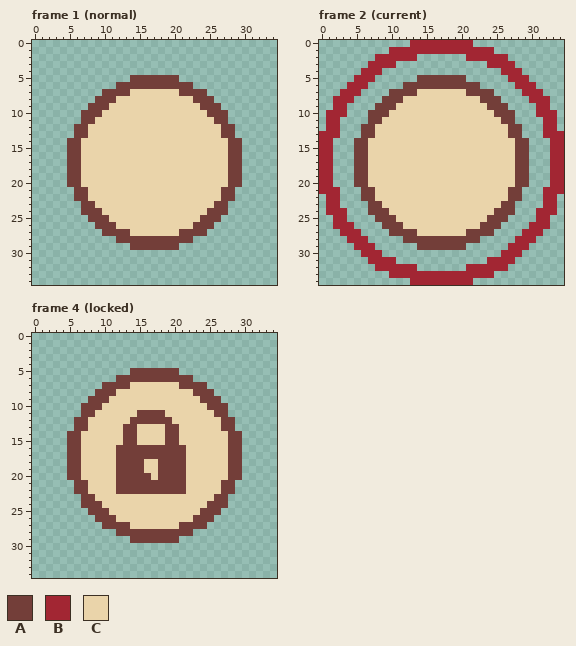
Two versions of one pixel-art file, art/map/map-zone.aseprite. The picture above is the old version.
35x35 pixels, 5 frames. Shown: frame 1 (normal), frame 2 (current), frame 4 (locked). The commit also changed other frames, which this record leaves out.
Palette (. is transparent): A #733e39  B #a22633  C #ead4aa
Pixels before, frame 1 (normal), first column x 5:
 5 .........AAAAAAA.........
 6 .......AAAAAAAAAAA.......
 7 .....AAAACCCCCCCAAAA.....
 8 ....AAACCCCCCCCCCCAAA....
 9 ...AAACCCCCCCCCCCCCAAA...
10 ..AAACCCCCCCCCCCCCCCAAA..
11 ..AACCCCCCCCCCCCCCCCCAA..
12 .AACCCCCCCCCCCCCCCCCCCAA.
13 .AACCCCCCCCCCCCCCCCCCCAA.
14 AACCCCCCCCCCCCCCCCCCCCCAA
15 AACCCCCCCCCCCCCCCCCCCCCAA
16 AACCCCCCCCCCCCCCCCCCCCCAA
17 AACCCCCCCCCCCCCCCCCCCCCAA
18 AACCCCCCCCCCCCCCCCCCCCCAA
19 AACCCCCCCCCCCCCCCCCCCCCAA
20 AACCCCCCCCCCCCCCCCCCCCCAA
21 .AACCCCCCCCCCCCCCCCCCCAA.
22 .AACCCCCCCCCCCCCCCCCCCAA.
23 ..AACCCCCCCCCCCCCCCCCAA..
24 ..AAACCCCCCCCCCCCCCCAAA..
25 ...AAACCCCCCCCCCCCCAAA...
26 ....AAACCCCCCCCCCCAAA....
27 .....AAAACCCCCCCAAAA.....
28 .......AAAAAAAAAAA.......
29 .........AAAAAAA.........
Pixels before, frame 2 (current), first column x 0:
 0 .............BBBBBBBBB.............
 1 ..........BBBBBBBBBBBBBBB..........
 2 ........BBBBBB.......BBBBBB........
 3 .......BBBB.............BBBB.......
 4 ......BBB.................BBB......
 5 .....BBB......AAAAAAA......BBB.....
 6 ....BBB.....AAAAAAAAAAA.....BBB....
 7 ...BBB....AAAACCCCCCCAAAA....BBB...
 8 ..BBB....AAACCCCCCCCCCCAAA....BBB..
 9 ..BB....AAACCCCCCCCCCCCCAAA....BB..
10 .BBB...AAACCCCCCCCCCCCCCCAAA...BBB.
11 .BB....AACCCCCCCCCCCCCCCCCAA....BB.
12 .BB...AACCCCCCCCCCCCCCCCCCCAA...BB.
13 BBB...AACCCCCCCCCCCCCCCCCCCAA...BBB
14 BB...AACCCCCCCCCCCCCCCCCCCCCAA...BB
15 BB...AACCCCCCCCCCCCCCCCCCCCCAA...BB
16 BB...AACCCCCCCCCCCCCCCCCCCCCAA...BB
17 BB...AACCCCCCCCCCCCCCCCCCCCCAA...BB
18 BB...AACCCCCCCCCCCCCCCCCCCCCAA...BB
19 BB...AACCCCCCCCCCCCCCCCCCCCCAA...BB
20 BB...AACCCCCCCCCCCCCCCCCCCCCAA...BB
21 BBB...AACCCCCCCCCCCCCCCCCCCAA...BBB
22 .BB...AACCCCCCCCCCCCCCCCCCCAA...BB.
23 .BB....AACCCCCCCCCCCCCCCCCAA....BB.
24 .BBB...AAACCCCCCCCCCCCCCCAAA...BBB.
25 ..BB....AAACCCCCCCCCCCCCAAA....BB..
26 ..BBB....AAACCCCCCCCCCCAAA....BBB..
27 ...BBB....AAAACCCCCCCAAAA....BBB...
28 ....BBB.....AAAAAAAAAAA.....BBB....
29 .....BBB......AAAAAAA......BBB.....
30 ......BBB.................BBB......
31 .......BBBB.............BBBB.......
32 ........BBBBBB.......BBBBBB........
33 ..........BBBBBBBBBBBBBBB..........
34 .............BBBBBBBBB.............
Pixels before, frame 4 (locked), first column x 5:
 5 .........AAAAAAA.........
 6 .......AAAAAAAAAAA.......
 7 .....AAAACCCCCCCAAAA.....
 8 ....AAACCCCCCCCCCCAAA....
 9 ...AAACCCCCCCCCCCCCAAA...
10 ..AAACCCCCCCCCCCCCCCAAA..
11 ..AACCCCCCAAAACCCCCCCAA..
12 .AACCCCCCAAAAAACCCCCCCAA.
13 .AACCCCCAACCCCAACCCCCCAA.
14 AACCCCCCAACCCCAACCCCCCCAA
15 AACCCCCCAACCCCAACCCCCCCAA
16 AACCCCCAAAAAAAAAACCCCCCAA
17 AACCCCCAAAAAAAAAACCCCCCAA
18 AACCCCCAAAACCAAAACCCCCCAA
19 AACCCCCAAAACCAAAACCCCCCAA
20 AACCCCCAAAAACAAAACCCCCCAA
21 .AACCCCAAAAAAAAAACCCCCAA.
22 .AACCCCAAAAAAAAAACCCCCAA.
23 ..AACCCCCCCCCCCCCCCCCAA..
24 ..AAACCCCCCCCCCCCCCCAAA..
25 ...AAACCCCCCCCCCCCCAAA...
26 ....AAACCCCCCCCCCCAAA....
27 .....AAAACCCCCCCAAAA.....
28 .......AAAAAAAAAAA.......
29 .........AAAAAAA.........
Now the later version:
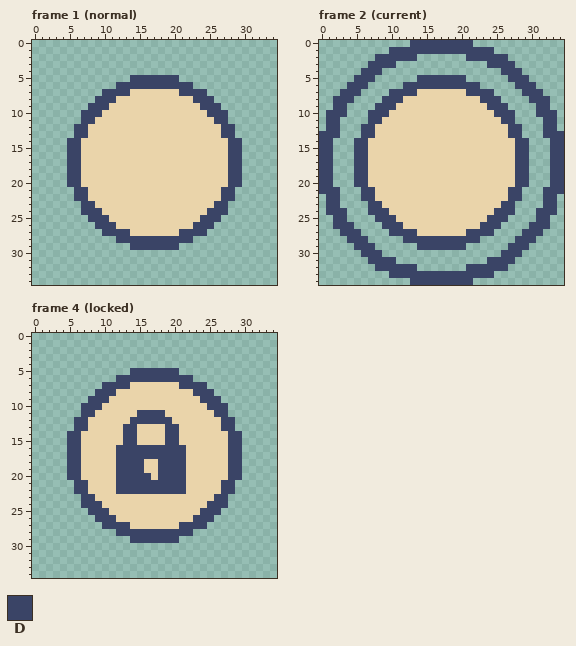
Colours new in this view: D #3a4466
What changed:
Frame 1 (normal):
y 5: x 14..20 AAAAAAA -> DDDDDDD
y 6: x 12..22 AAAAAAAAAAA -> DDDDDDDDDDD
y 7: x 10..13 AAAA -> DDDD; x 21..24 AAAA -> DDDD
y 8: x 9..11 AAA -> DDD; x 23..25 AAA -> DDD
y 9: x 8..10 AAA -> DDD; x 24..26 AAA -> DDD
y 10: x 7..9 AAA -> DDD; x 25..27 AAA -> DDD
y 11: x 7..8 AA -> DD; x 26..27 AA -> DD
y 12..13: x 6..7 AA -> DD; x 27..28 AA -> DD
y 14..20: x 5..6 AA -> DD; x 28..29 AA -> DD
y 21..22: x 6..7 AA -> DD; x 27..28 AA -> DD
y 23: x 7..8 AA -> DD; x 26..27 AA -> DD
y 24: x 7..9 AAA -> DDD; x 25..27 AAA -> DDD
y 25: x 8..10 AAA -> DDD; x 24..26 AAA -> DDD
y 26: x 9..11 AAA -> DDD; x 23..25 AAA -> DDD
y 27: x 10..13 AAAA -> DDDD; x 21..24 AAAA -> DDDD
y 28: x 12..22 AAAAAAAAAAA -> DDDDDDDDDDD
y 29: x 14..20 AAAAAAA -> DDDDDDD
Frame 2 (current):
y 0: x 13..21 BBBBBBBBB -> DDDDDDDDD
y 1: x 10..24 BBBBBBBBBBBBBBB -> DDDDDDDDDDDDDDD
y 2: x 8..13 BBBBBB -> DDDDDD; x 21..26 BBBBBB -> DDDDDD
y 3: x 7..10 BBBB -> DDDD; x 24..27 BBBB -> DDDD
y 4: x 6..8 BBB -> DDD; x 26..28 BBB -> DDD
y 5: x 5..7 BBB -> DDD; x 14..20 AAAAAAA -> DDDDDDD; x 27..29 BBB -> DDD
y 6: x 4..6 BBB -> DDD; x 12..22 AAAAAAAAAAA -> DDDDDDDDDDD; x 28..30 BBB -> DDD
y 7: x 3..5 BBB -> DDD; x 10..13 AAAA -> DDDD; x 21..24 AAAA -> DDDD; x 29..31 BBB -> DDD
y 8: x 2..4 BBB -> DDD; x 9..11 AAA -> DDD; x 23..25 AAA -> DDD; x 30..32 BBB -> DDD
y 9: x 2..3 BB -> DD; x 8..10 AAA -> DDD; x 24..26 AAA -> DDD; x 31..32 BB -> DD
y 10: x 1..3 BBB -> DDD; x 7..9 AAA -> DDD; x 25..27 AAA -> DDD; x 31..33 BBB -> DDD
y 11: x 1..2 BB -> DD; x 7..8 AA -> DD; x 26..27 AA -> DD; x 32..33 BB -> DD
y 12: x 1..2 BB -> DD; x 6..7 AA -> DD; x 27..28 AA -> DD; x 32..33 BB -> DD
y 13: x 0..2 BBB -> DDD; x 6..7 AA -> DD; x 27..28 AA -> DD; x 32..34 BBB -> DDD
y 14..20: x 0..1 BB -> DD; x 5..6 AA -> DD; x 28..29 AA -> DD; x 33..34 BB -> DD
y 21: x 0..2 BBB -> DDD; x 6..7 AA -> DD; x 27..28 AA -> DD; x 32..34 BBB -> DDD
y 22: x 1..2 BB -> DD; x 6..7 AA -> DD; x 27..28 AA -> DD; x 32..33 BB -> DD
y 23: x 1..2 BB -> DD; x 7..8 AA -> DD; x 26..27 AA -> DD; x 32..33 BB -> DD
y 24: x 1..3 BBB -> DDD; x 7..9 AAA -> DDD; x 25..27 AAA -> DDD; x 31..33 BBB -> DDD
y 25: x 2..3 BB -> DD; x 8..10 AAA -> DDD; x 24..26 AAA -> DDD; x 31..32 BB -> DD
y 26: x 2..4 BBB -> DDD; x 9..11 AAA -> DDD; x 23..25 AAA -> DDD; x 30..32 BBB -> DDD
y 27: x 3..5 BBB -> DDD; x 10..13 AAAA -> DDDD; x 21..24 AAAA -> DDDD; x 29..31 BBB -> DDD
y 28: x 4..6 BBB -> DDD; x 12..22 AAAAAAAAAAA -> DDDDDDDDDDD; x 28..30 BBB -> DDD
y 29: x 5..7 BBB -> DDD; x 14..20 AAAAAAA -> DDDDDDD; x 27..29 BBB -> DDD
y 30: x 6..8 BBB -> DDD; x 26..28 BBB -> DDD
y 31: x 7..10 BBBB -> DDDD; x 24..27 BBBB -> DDDD
y 32: x 8..13 BBBBBB -> DDDDDD; x 21..26 BBBBBB -> DDDDDD
y 33: x 10..24 BBBBBBBBBBBBBBB -> DDDDDDDDDDDDDDD
y 34: x 13..21 BBBBBBBBB -> DDDDDDDDD
Frame 4 (locked):
y 5: x 14..20 AAAAAAA -> DDDDDDD
y 6: x 12..22 AAAAAAAAAAA -> DDDDDDDDDDD
y 7: x 10..13 AAAA -> DDDD; x 21..24 AAAA -> DDDD
y 8: x 9..11 AAA -> DDD; x 23..25 AAA -> DDD
y 9: x 8..10 AAA -> DDD; x 24..26 AAA -> DDD
y 10: x 7..9 AAA -> DDD; x 25..27 AAA -> DDD
y 11: x 7..8 AA -> DD; x 15..18 AAAA -> DDDD; x 26..27 AA -> DD
y 12: x 6..7 AA -> DD; x 14..19 AAAAAA -> DDDDDD; x 27..28 AA -> DD
y 13: x 6..7 AA -> DD; x 13..14 AA -> DD; x 19..20 AA -> DD; x 27..28 AA -> DD
y 14..15: x 5..6 AA -> DD; x 13..14 AA -> DD; x 19..20 AA -> DD; x 28..29 AA -> DD
y 16..17: x 5..6 AA -> DD; x 12..21 AAAAAAAAAA -> DDDDDDDDDD; x 28..29 AA -> DD
y 18..19: x 5..6 AA -> DD; x 12..15 AAAA -> DDDD; x 18..21 AAAA -> DDDD; x 28..29 AA -> DD
y 20: x 5..6 AA -> DD; x 12..16 AAAAA -> DDDDD; x 18..21 AAAA -> DDDD; x 28..29 AA -> DD
y 21..22: x 6..7 AA -> DD; x 12..21 AAAAAAAAAA -> DDDDDDDDDD; x 27..28 AA -> DD
y 23: x 7..8 AA -> DD; x 26..27 AA -> DD
y 24: x 7..9 AAA -> DDD; x 25..27 AAA -> DDD
y 25: x 8..10 AAA -> DDD; x 24..26 AAA -> DDD
y 26: x 9..11 AAA -> DDD; x 23..25 AAA -> DDD
y 27: x 10..13 AAAA -> DDDD; x 21..24 AAAA -> DDDD
y 28: x 12..22 AAAAAAAAAAA -> DDDDDDDDDDD
y 29: x 14..20 AAAAAAA -> DDDDDDD
Where, in picture pixels (left, top, right, bottom), the same in both pictures:
changed: (67, 75, 242, 250)
changed: (319, 40, 564, 285)
changed: (67, 368, 242, 543)
